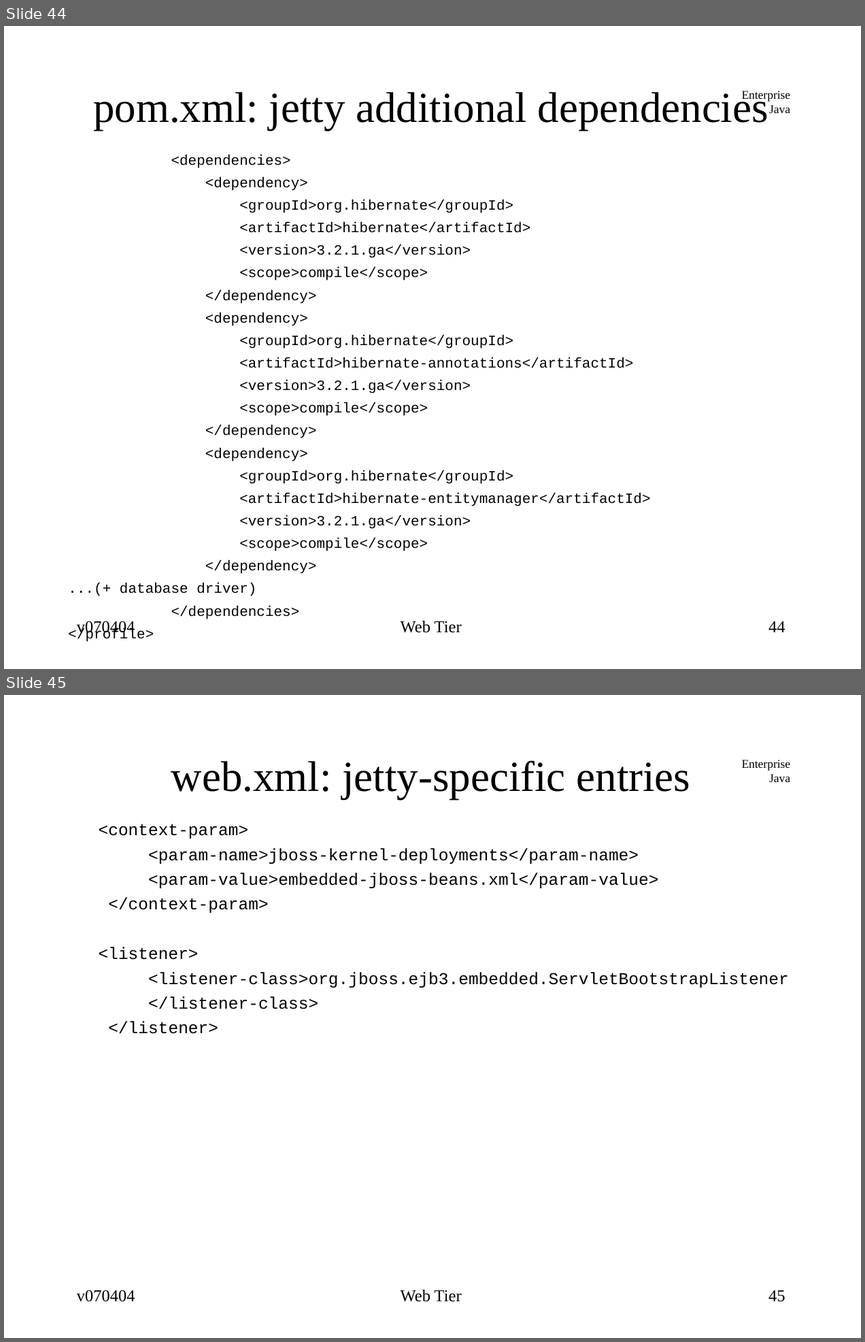
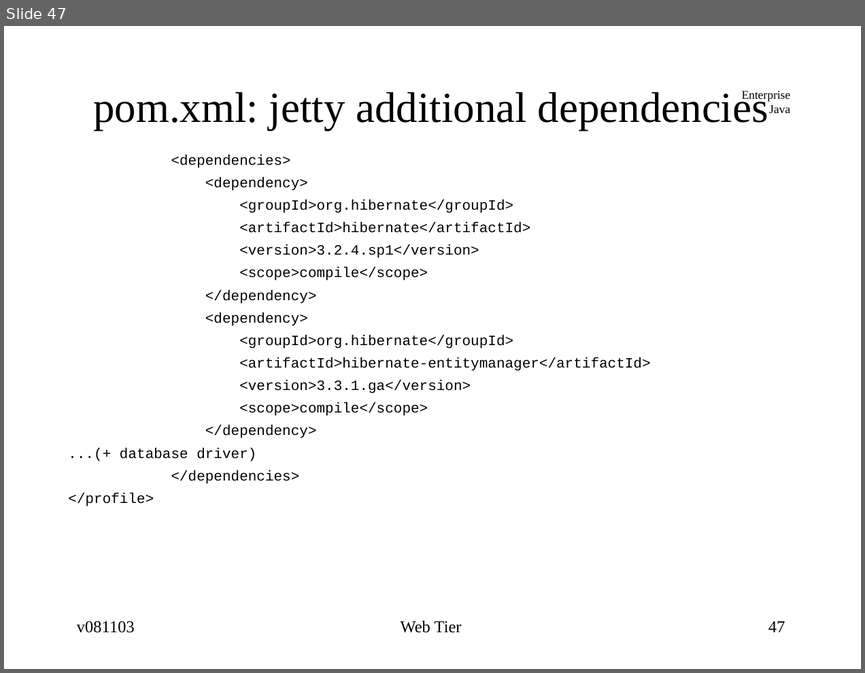
Before and after one commit to jcstaff/ejava-javaee, a slide deck: webtier/src/site/resources/lectures/webTier.ppt. Shown one above the other, each under a label of ours: slides 44 and 45 before the commit, slide 47 after it. The pictures are 865x1342 and 865x673 pixels, drawn with LibreOffice and Linux fonts; fonts in the diff are those of the drawing. Boxes give left, top, right and bottom in pixels: in the first picture for what was removed or moved away, otherwise in the second. Text is boxed around its words. In the diff, an @@ line names an element or a change of style, - is before the commit and + after.

```diff
--- a/webtier/src/site/resources/lectures/webTier.ppt
+++ b/webtier/src/site/resources/lectures/webTier.ppt
@@ slide 45 removed at [4,695,861,1338], background #FFFFFF; not listed: 1 template element that a slide beside it also shows @@
@@ title removed at [171,760,691,800] @@
-web.xml: jetty-specific entries
@@ text removed at [99,824,789,1034] @@
-<context-param>
-<param-name>jboss-kernel-deployments</param-name>
-<param-value>embedded-jboss-beans.xml</param-value>
-</context-param>
-<listener>
-<listener-class>org.jboss.ejb3.embedded.ServletBootstrapListener
-</listener-class>
-</listener>
@@ text removed at [77,1289,135,1302] @@
-v070404
@@ text removed at [400,1289,462,1302] @@
-Web Tier
@@ page number removed at [768,1290,785,1302] @@
-45
@@ what was slide 44 is now slide 47 @@
@@ slide 47 changed as well @@
@@ text at [239,244,479,258]: text changed @@
-<version>3.2.1.ga</version>
-<scope>compile</scope>
-</dependency>
-<dependency>
-<groupId>org.hibernate</groupId>
-<artifactId>hibernate-annotations</artifactId>
-<version>3.2.1.ga</version>
+<version>3.2.4.sp1</version>
@@ text at [239,380,470,393]: text changed @@
-<version>3.2.1.ga</version>
+<version>3.3.1.ga</version>
@@ text at [77,620,135,633]: text changed @@
-v070404
+v081103
@@ page number at [768,621,785,632]: text changed @@
-44
+47
```
Also in this commit, not shown: 47 other slides changed, 4 slides added, 2 other slides removed, 16 other files.
